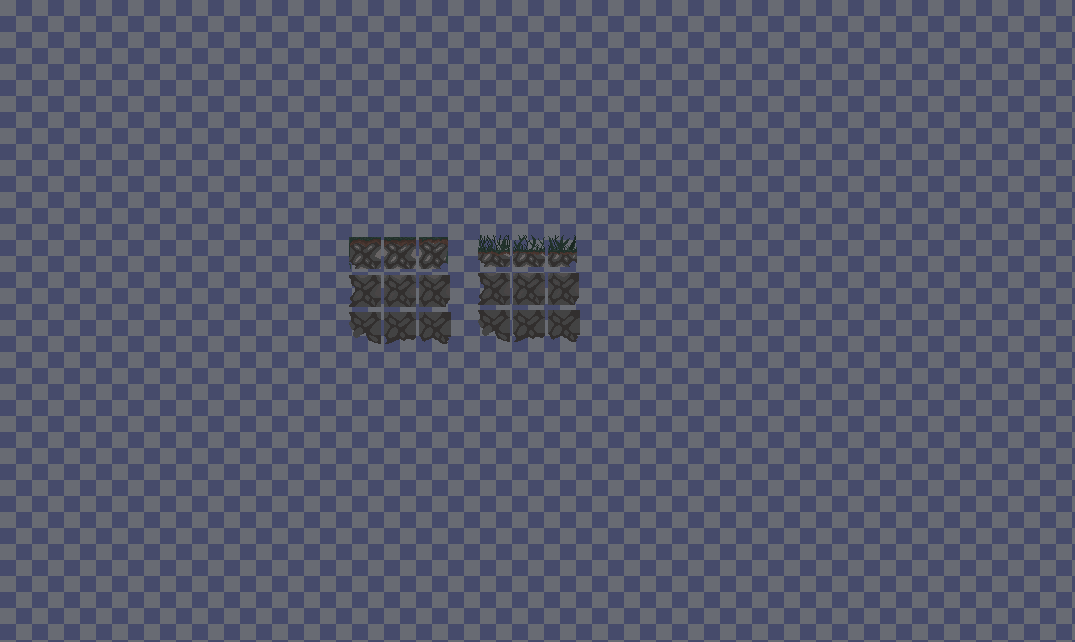
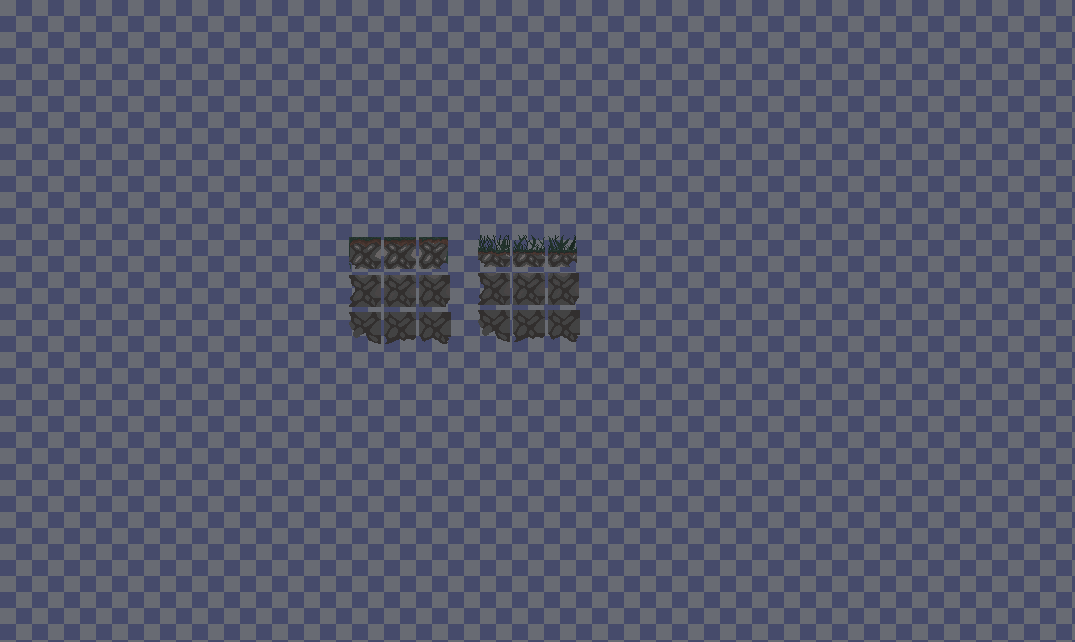
The second 1075px x 642px image is a revision of the first. Changes to its layers:
painted on "основной" (1st of 2, in "Платформы") over [478, 251, 577, 257]
